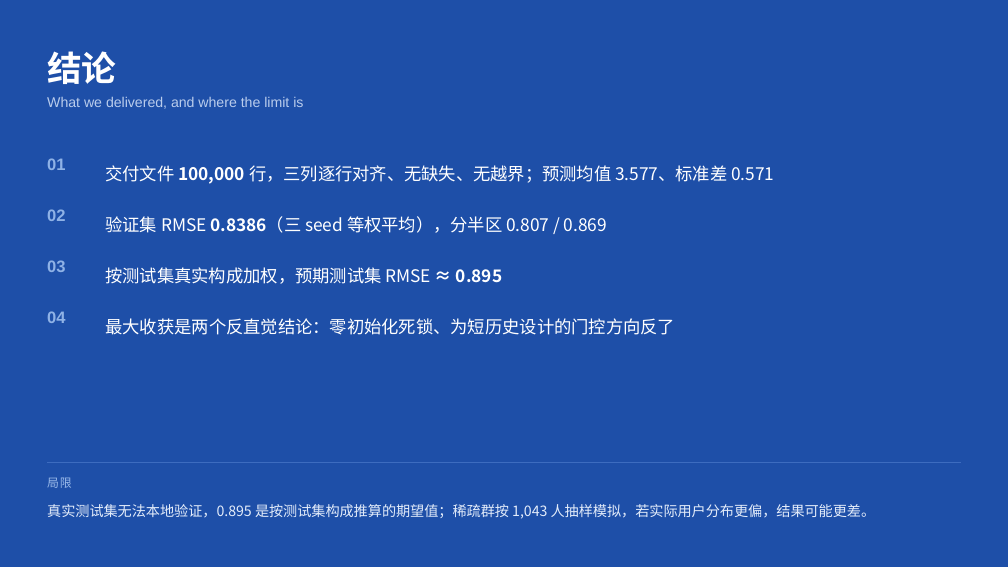
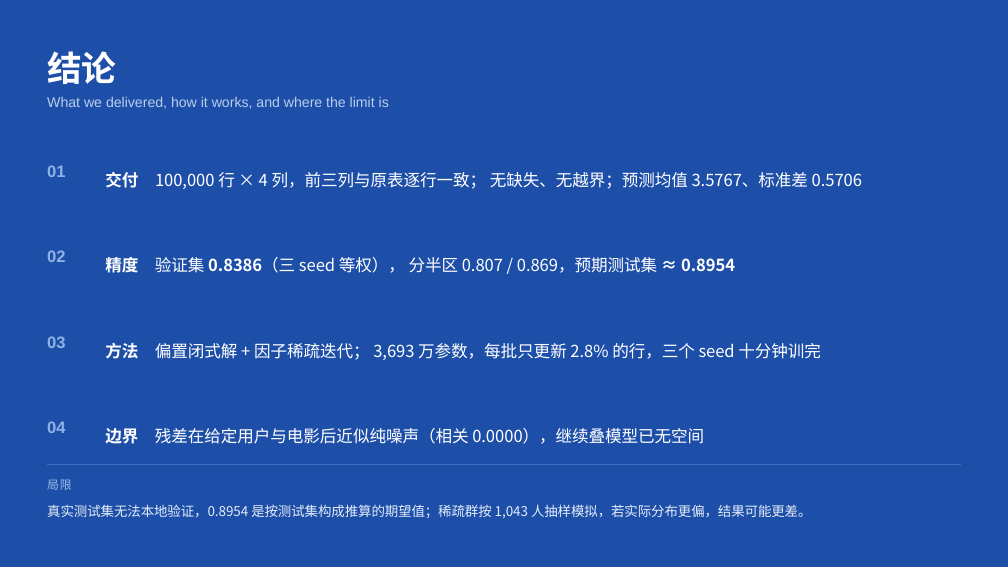
Before and after one commit to happytt-maker/movie, a slide deck: slide 15 of rating_prediction/docs/答辩PPT.pptx (slide 12 before the commit). Drawn at 1008x567 pixels with LibreOffice and Linux fonts; fonts in the diff are those of the drawing. Boxes give left, top, right and bottom in pixels: in the first picture for what was removed or moved away, otherwise in the second. Text is boxed around its words. In the diff, an @@ line names an element or a change of style, - is before the commit and + after.

Commit message:
refactor: 按老师验收要求调整交付物
老师明确要求两点：预测表发邮件验收、PPT 汇报算法实现思路。据此调整：

1. 提交表预测列 pred_rating 改名为 rating，与原始 ratings.csv 的评分列同名，
   避免验收脚本按 rating 读列时报错；前三列仍与 test_pairs.csv 逐行一致。

2. 答辩 PPT 由 12 页重构为 15 页，主线从「研究叙事」改为「算法实现思路」：
   新增整体流程（六步流水线）、算法选型（为什么是 Bias-MF）、
   超参数与依据（8 项逐条给理由）、稀疏用户对策（那 65% 的行怎么算）四页；
   原「零初始化」与「门控证伪」两页压缩为注记，避免整页讲废弃方案。

3. 修正三处数字：训练耗时由「单轮 5 分钟」改为实测 33 秒／轮、三 seed 10 分钟
   （原值把 10 轮总耗时误当成单轮）；参数规模 2.8 亿改为 3,693 万；
   模型页「400 万用户」改为 40.2 万。

4. 新增 提交说明.md：列结构、方法概要、精度口径、复现命令。

```diff
--- a/rating_prediction/docs/答辩PPT.pptx
+++ b/rating_prediction/docs/答辩PPT.pptx
@@ text at (47, 96, 389, 109): text changed @@
-What we delivered, and where the limit is
+What we delivered, how it works, and where the limit is
@@ text "01": place and size @@
-text "01" at (47, 158, 65, 170)
+text "01" at (47, 165, 65, 177)
@@ text at (105, 172, 862, 189): text changed; size 16.5 to 15.8 pt @@
-交付文件 100,000 行，三列逐行对齐、无缺失、无越界；预测均值 3.577、标准差 0.571
+交付 100,000 行 × 4 列，前三列与原表逐行一致； 无缺失、无越界；预测均值 3.5767、标准差 0.5706
@@ text "02": place and size @@
-text "02" at (47, 209, 65, 221)
+text "02" at (47, 250, 65, 262)
@@ text at (105, 255, 735, 277): text changed; size 16.5 to 15.8 pt @@
-验证集 RMSE 0.8386（三 seed 等权平均），分半区 0.807 / 0.869
+精度 验证集 0.8386（三 seed 等权）， 分半区 0.807 / 0.869，预期测试集 ≈ 0.8954
@@ text removed at (105, 267, 502, 284) @@
-按测试集真实构成加权，预期测试集 RMSE ≈ 0.895
@@ text removed at (105, 318, 675, 335) @@
-最大收获是两个反直觉结论：零初始化死锁、为短历史设计的门控方向反了
@@ text "03": place and size @@
-text "03" at (47, 260, 65, 272)
+text "03" at (47, 336, 65, 348)
@@ text added at (105, 343, 821, 360), 15.8 pt, text #FFFFFF @@
+方法 偏置闭式解 + 因子稀疏迭代； 3,693 万参数，每批只更新 2.8% 的行，三个 seed 十分钟训完
@@ text "04": place and size @@
-text "04" at (47, 311, 65, 323)
+text "04" at (47, 421, 65, 433)
@@ text added at (105, 428, 704, 444), 15.8 pt, text #FFFFFF @@
+边界 残差在给定用户与电影后近似纯噪声（相关 0.0000），继续叠模型已无空间
@@ freeform shape at (47, 464, 960, 521): outline redrawn @@
@@ text at (47, 504, 812, 518): text changed; size 13.5 to 12.8 pt @@
-真实测试集无法本地验证，0.895 是按测试集构成推算的期望值；稀疏群按 1,043 人抽样模拟，若实际用户分布更偏，结果可能更差。
+真实测试集无法本地验证，0.8954 是按测试集构成推算的期望值；稀疏群按 1,043 人抽样模拟，若实际分布更偏，结果可能更差。
```
Also in this commit, not shown: 7 other slides changed, 6 slides added, 3 slides removed, 5 other files.
